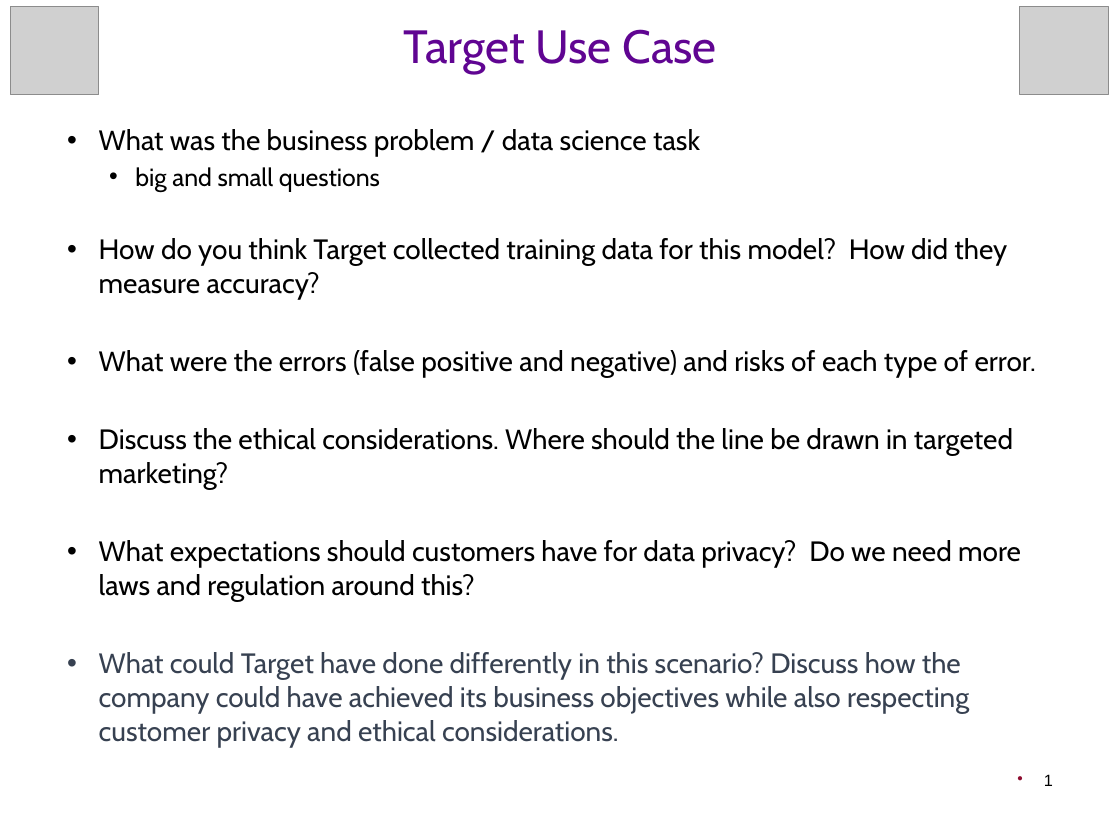
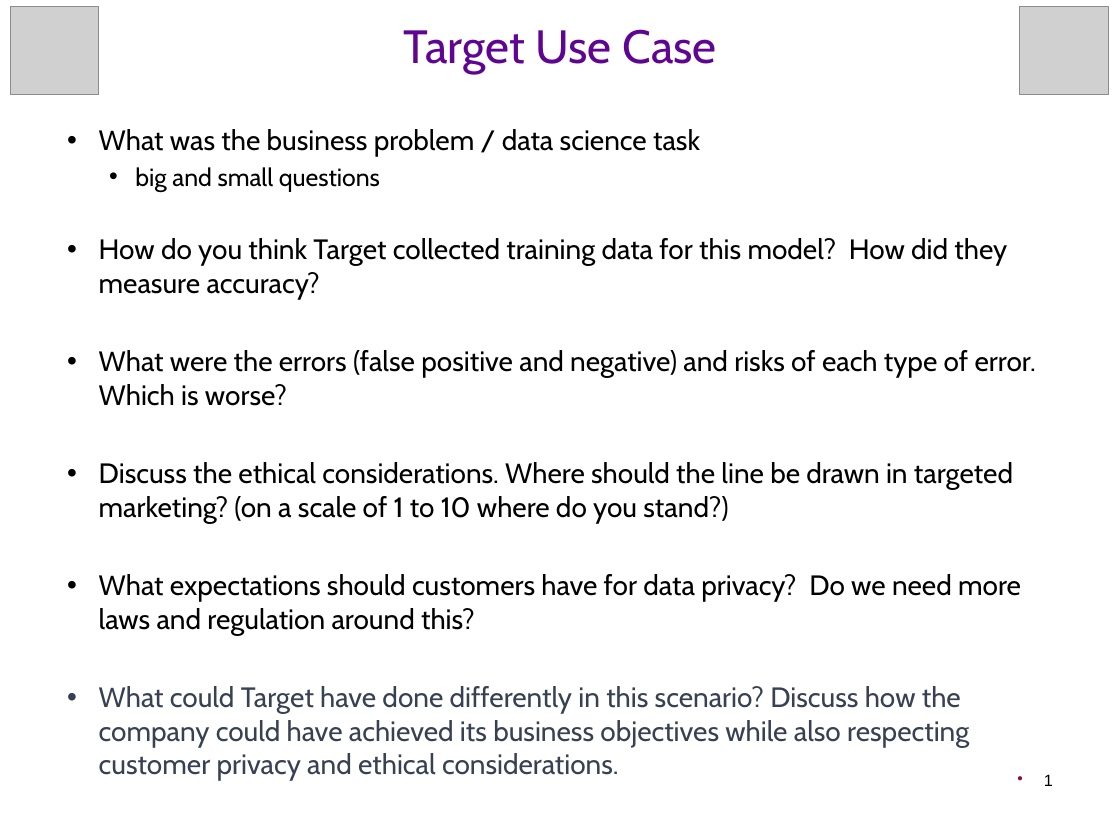
Before and after one commit to CTVisMe/DS4B-core, a slide deck: slide 1 of Slides/Discussions/TargetUseCase.pptx. Drawn at 1120x840 pixels with LibreOffice and Linux fonts; fonts in the diff are those of the drawing; grey boxes stand for pictures; background and template pictures are left out. Boxes give left, top, right and bottom in pixels: in the first picture for what was removed or moved away, otherwise in the second. Text is boxed around its words. In the diff, an @@ line names an element or a change of style, - is before the commit and + after.

```diff
--- a/Slides/Discussions/TargetUseCase.pptx
+++ b/Slides/Discussions/TargetUseCase.pptx
@@ text at [99,350,1036,523]: text changed @@
-• What were the errors (false positive and negative) and risks of each type of error.
-• Discuss the ethical considerations. Where should the line be drawn in targeted marketing?
+• What were the errors (false positive and negative) and risks of each type of error. Which is worse?
+• Discuss the ethical considerations. Where should the line be drawn in targeted marketing? (on a scale of 1 to 10 where do you stand?)
```
Also in this commit, not shown: 48 other files.
